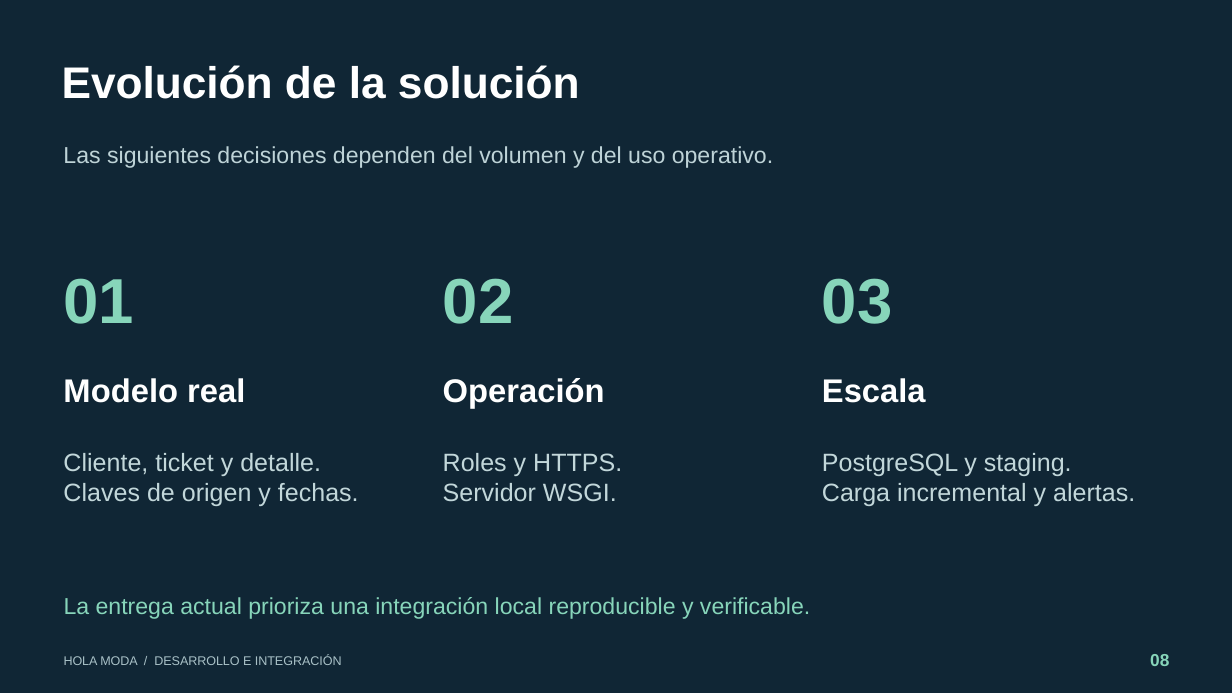
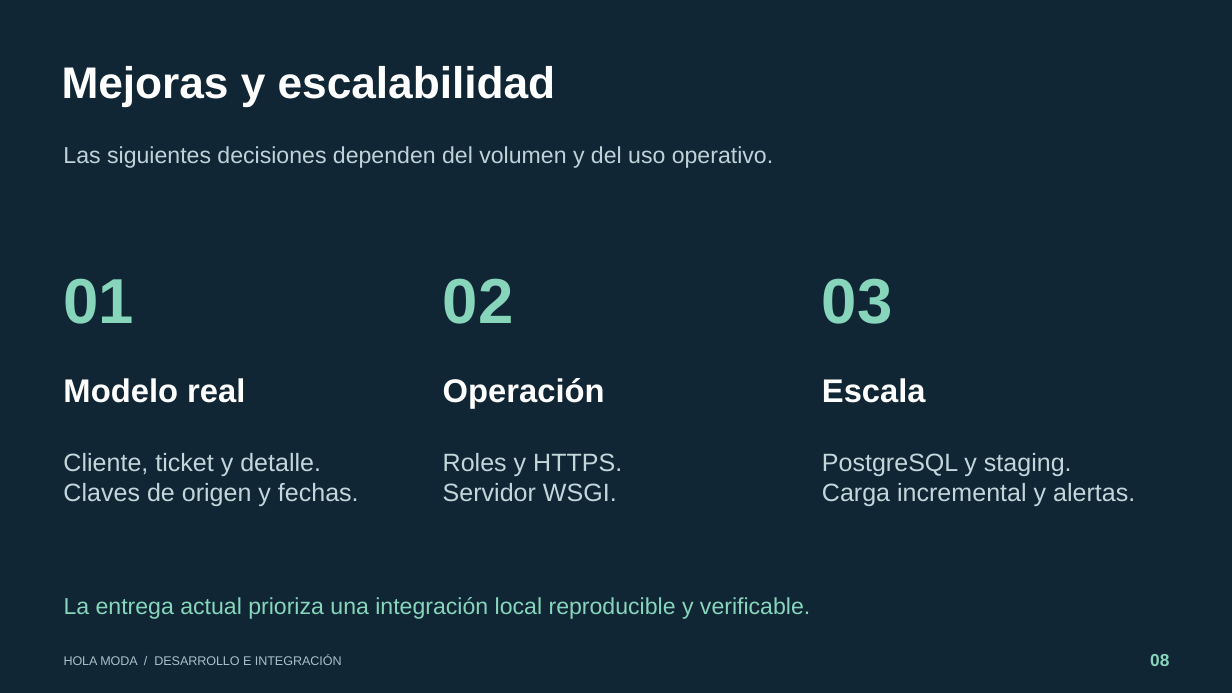
Before and after one commit to Rodolfo0608/HolaModa, a slide deck: slide 8 of docs/Sustentacion_HolaModa_Moderna.pptx. Drawn at 1232x693 pixels with LibreOffice and Linux fonts; fonts in the diff are those of the drawing. Boxes give left, top, right and bottom in pixels: in the first picture for what was removed or moved away, otherwise in the second. Text is boxed around its words. In the diff, an @@ line names an element or a change of style, - is before the commit and + after.

Commit message:
Explicita enfoque, desafíos, demostración y escalabilidad en presentación

```diff
--- a/docs/Sustentacion_HolaModa_Moderna.pptx
+++ b/docs/Sustentacion_HolaModa_Moderna.pptx
@@ text at (62, 66, 555, 106): text changed @@
-Evolución de la solución
+Mejoras y escalabilidad
```
Also in this commit, not shown: 3 other slides changed, 1 other file.
